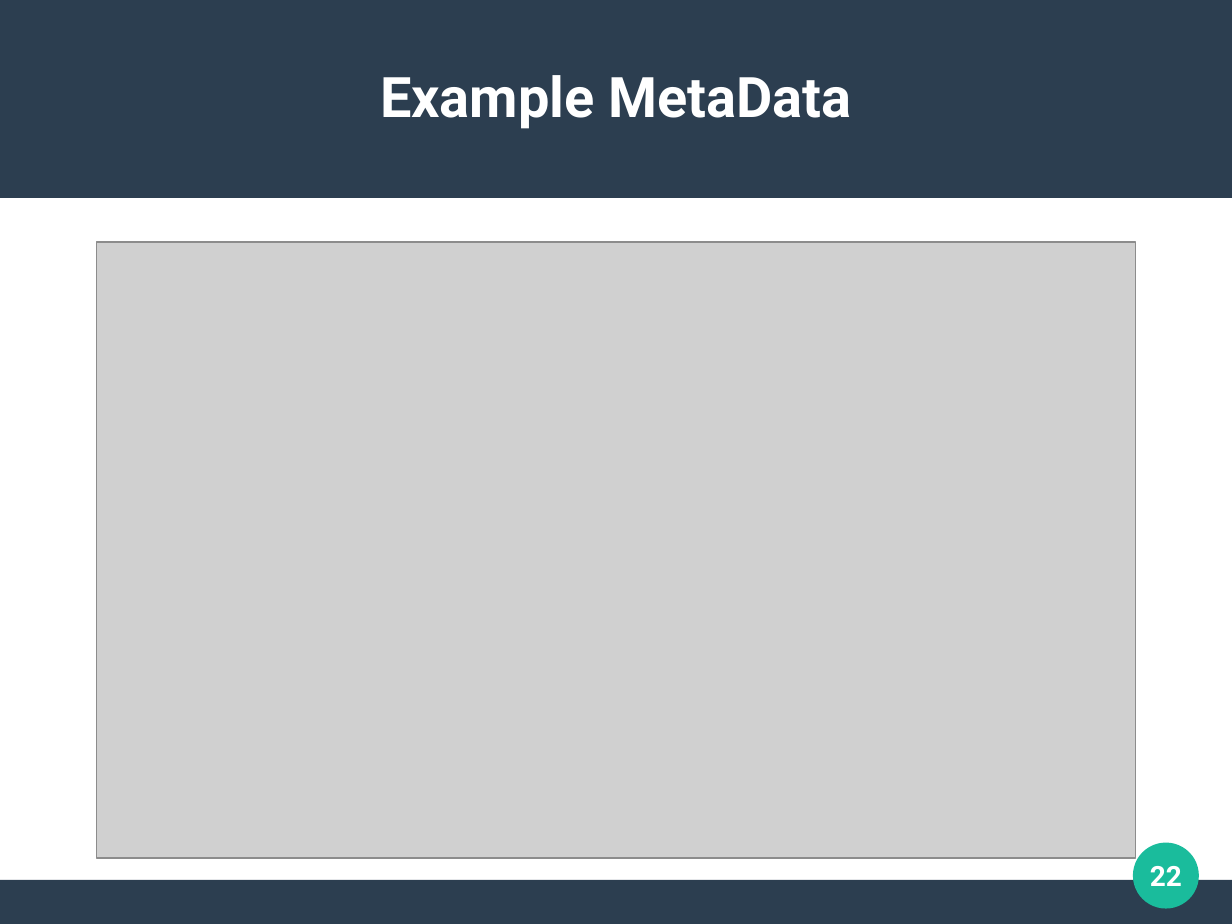
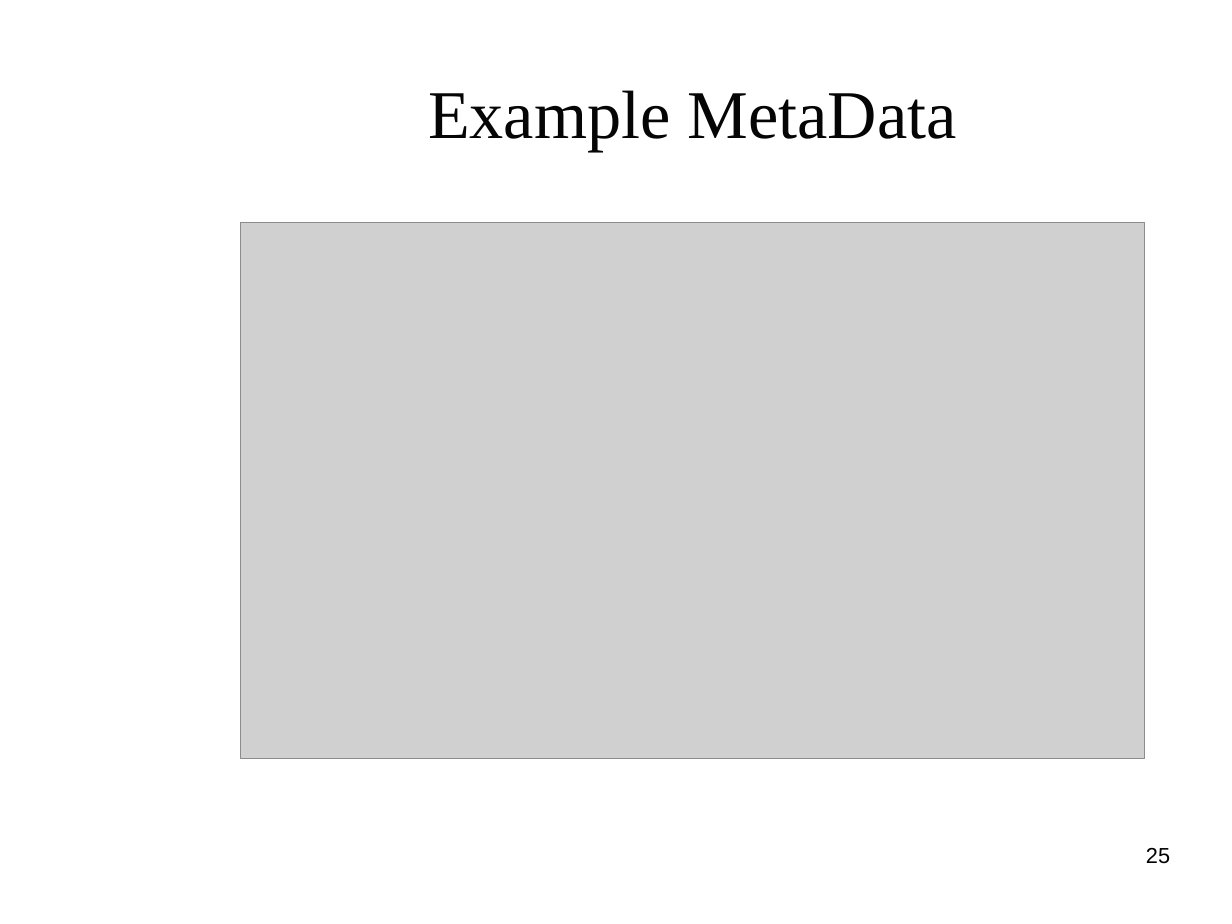
Before and after one commit to clemente-lab/mmeds-meta, a slide deck: slide 25 of sql/mmeds.odp (slide 22 before the commit). Drawn at 1232x924 pixels with LibreOffice and Linux fonts; fonts in the diff are those of the drawing; grey boxes stand for pictures; background and template pictures are left out. Boxes give left, top, right and bottom in pixels: in the first picture for what was removed or moved away, otherwise in the second. Text is boxed around its words. In the diff, an @@ line names an element or a change of style, - is before the commit and + after.

```diff
--- a/sql/mmeds.odp
+++ b/sql/mmeds.odp
@@ rectangle removed at box(0, 0, 1232, 198) @@
@@ title "Example MetaData": place and size @@
-title "Example MetaData" at box(380, 75, 852, 129)
+title "Example MetaData" at box(428, 90, 957, 152)
@@ title "Example MetaData" at box(428, 90, 957, 152): size 36 to 44 pt, font Roboto to Times New Roman, text colour #FFFFFF to #050505, bold off @@
@@ picture: place and size @@
-picture at box(96, 243, 1136, 859)
+picture at box(241, 222, 1146, 758)
@@ ellipse removed at box(1134, 843, 1200, 909) @@
@@ page number added at box(1146, 848, 1170, 864), 14 pt, text #000000 @@
+25
@@ page number removed at box(1150, 866, 1182, 886) @@
-22
@@ rectangle removed at box(0, 880, 1232, 923) @@
```
Also in this commit, not shown: 24 other slides changed, 3 slides added, 4 other files.
